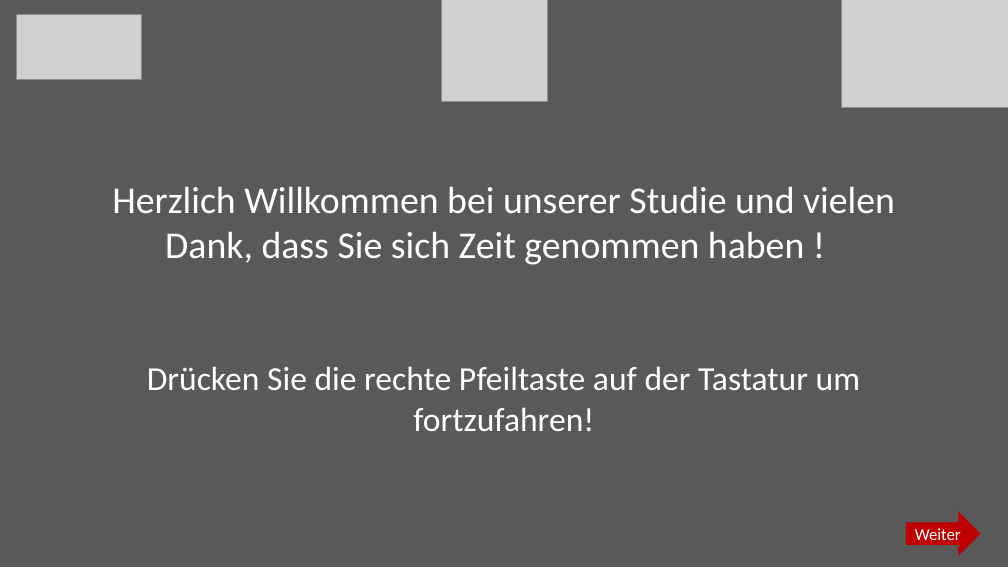
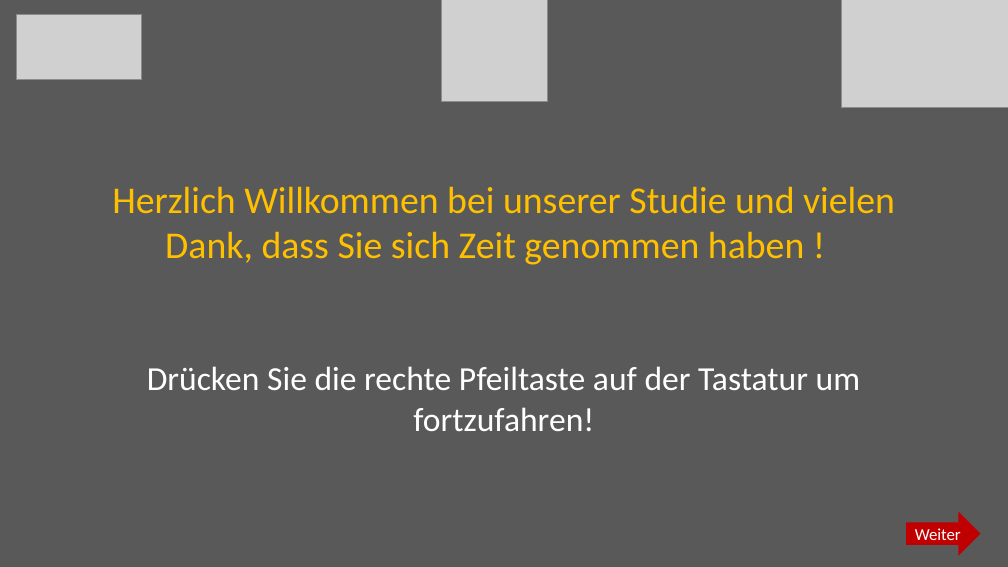
Before and after one commit to jgman86/neurocognitive-psychometrics, a slide deck: slide 1 of M3-ExpSpatial/Instructions/Instructions_spatial.pptx. Drawn at 1008x567 pixels with LibreOffice and Linux fonts; fonts in the diff are those of the drawing; grey boxes stand for pictures. Boxes give left, top, right and bottom in pixels: in the first picture for what was removed or moved away, otherwise in the second. Text is boxed around its words. In the diff, an @@ line names an element or a change of style, - is before the commit and + after.

```diff
--- a/M3-ExpSpatial/Instructions/Instructions_spatial.pptx
+++ b/M3-ExpSpatial/Instructions/Instructions_spatial.pptx
@@ text at (x1=112, y1=186, x2=895, y2=265): text colour #FFFFFF to #FFC000 in "Herzlich Willkommen bei unserer Studie und vielen ..." @@
```
Also in this commit, not shown: 7 other files.
